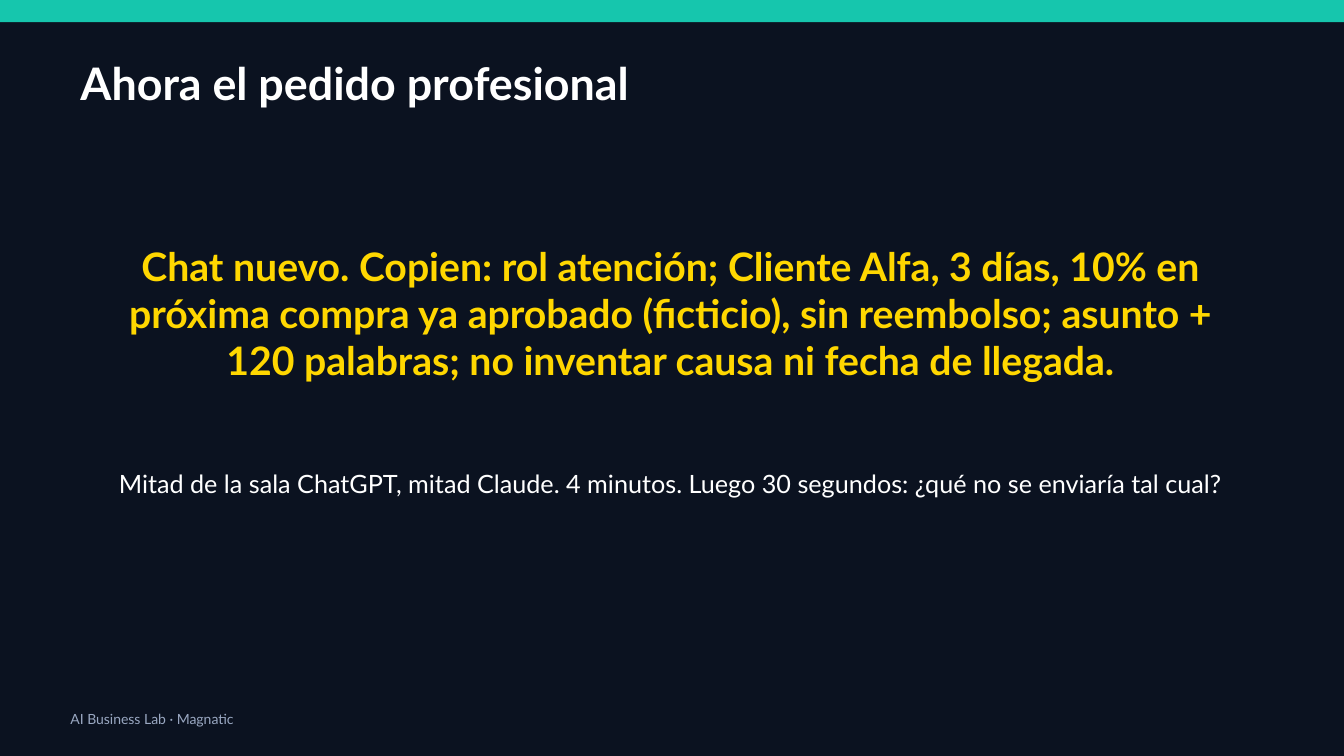
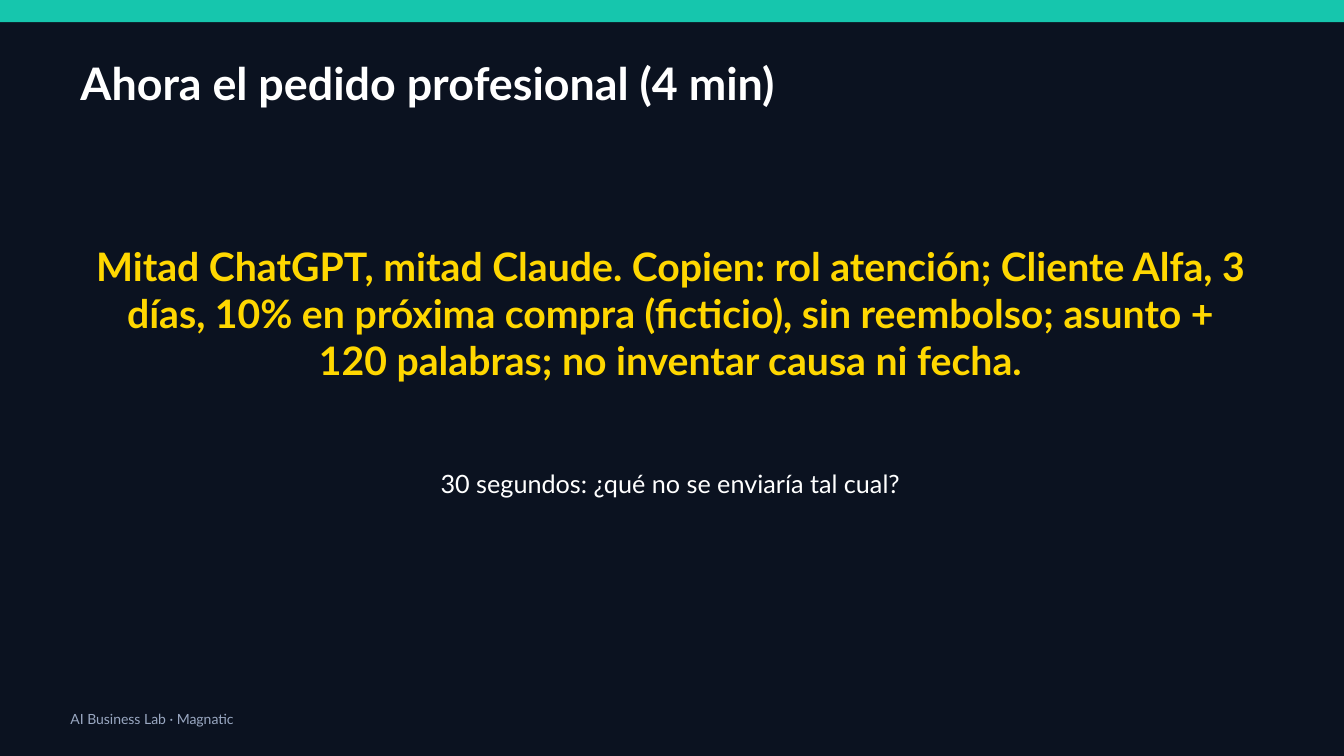
Before and after one commit to xander0408/CURSOS, a slide deck: slide 27 of AI-Business-Lab-Presentacion.pptx (slide 21 before the commit). Drawn at 1344x756 pixels with LibreOffice and Linux fonts; fonts in the diff are those of the drawing. Boxes give left, top, right and bottom in pixels: in the first picture for what was removed or moved away, otherwise in the second. Text is boxed around its words. In the diff, an @@ line names an element or a change of style, - is before the commit and + after.

```diff
--- a/AI-Business-Lab-Presentacion.pptx
+++ b/AI-Business-Lab-Presentacion.pptx
@@ text at [80,65,775,108]: text changed @@
-Ahora el pedido profesional
+Ahora el pedido profesional (4 min)
@@ text at [96,252,1245,382]: text changed @@
-Chat nuevo. Copien: rol atención; Cliente Alfa, 3 días, 10% en próxima compra ya aprobado (ficticio), sin reembolso; asunto + 120 palabras; no inventar causa ni fecha de llegada.
+Mitad ChatGPT, mitad Claude. Copien: rol atención; Cliente Alfa, 3 días, 10% en próxima compra (ficticio), sin reembolso; asunto + 120 palabras; no inventar causa ni fecha.
@@ text at [441,474,900,498]: text changed @@
-Mitad de la sala ChatGPT, mitad Claude. 4 minutos. Luego 30 segundos: ¿qué no se enviaría tal cual?
+30 segundos: ¿qué no se enviaría tal cual?
```
Also in this commit, not shown: 37 other slides changed, 10 slides added, 14 slides removed, 1 other file.
